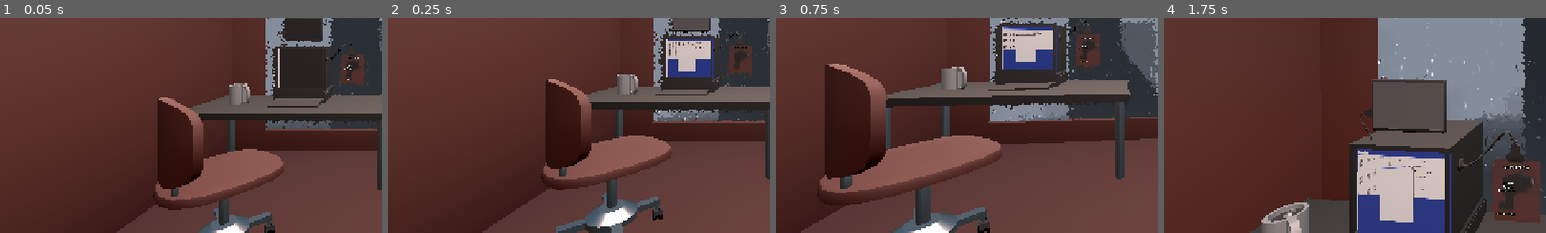
Above: before the commit, frames 1-4 (left to right).
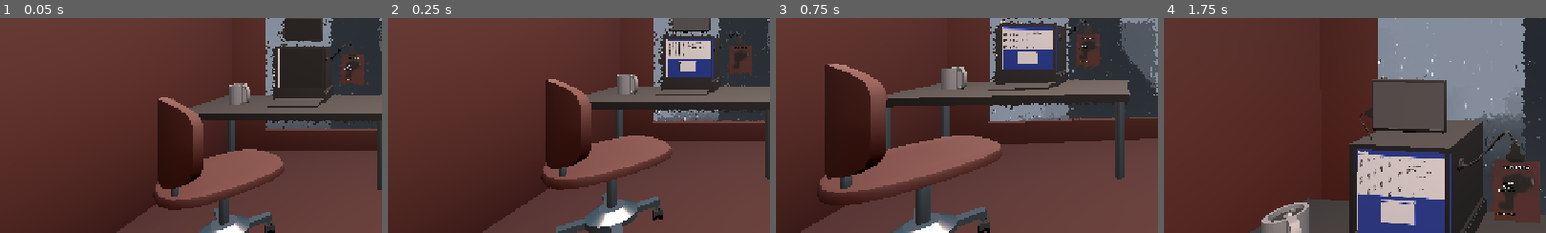
Above: after the commit, the same moments.

Repository: Ciph3rzer0/brackeys-2026.2-trust-no-one
Game: Godot game, scene res://scenes/city.tscn
The game is run twice, just before and just after one commit, with the same random seed, the same clock (stepped at 60 frames per second) and the same inputs.
Inputs (mouse positions are % of the whole screen's width and height, from its top left):
- Up to frame 1 (0.05 s): no input
- Up to frame 2 (0.25 s): no input
- Up to frame 3 (0.75 s): move the mouse to (55, 50) at 0.52 s; hold W from 0.53 s (still down); hold Ctrl from 0.53 s (still down); click (55, 50) at 0.67 s
- Up to frame 4 (1.75 s): keep holding W; tap Space at 0.77, 1.52 s; move the mouse to (45, 50) at 1.27 s; release Ctrl at 1.28 s; tap Shift at 1.35 s; click (45, 50) at 1.42 s
The pictures show only the part of the screen within x 0-50%, y 44-94%; the shares and areas given below are measured in that part.

Frame 1 is identical in both runs. In frame 2, 0.1% of the frame differs, in the area x 76-81%, y 12-25%; in frame 3, 0.2%; in frame 4, 0.6%, in the area x 56-66%, y 68-97%.

Commit message:
feat: clicks passed to scene within 2d monitor (viewport)

Diff:
--- /dev/null
+++ b/computer_monitor.gd
@@ -0,0 +1,47 @@
+extends StaticBody3D
+
+@export var computer_viewport: SubViewport
+@export var quad_mesh: QuadMesh
+
+var screen_size: Vector2
+func _ready() -> void:
+	screen_size = quad_mesh.size
+
+func _input_event(_camera: Camera3D, event: InputEvent, event_position: Vector3, _normal: Vector3, _shape_idx: int) -> void:
+	if event is InputEventMouseButton or event is InputEventMouseMotion:
+		# transform 3D click local to this object.
+		var local := to_local(event_position)
+		#spawn_sphere_3d(local)
+
+		# Convert 3D local click to screen space (0..1)
+		var uv := Vector2(
+			local.x / screen_size.x + 0.5,
+			0.5 - local.y / screen_size.y
+		)
+
+		# Duplicate the current input
+		var translated_input_event = event.duplicate()
+
+		# Translate the input to computer screen space
+		translated_input_event.position = Vector2(uv.x * 1280, uv.y * 1200)
+
+		# Push the event to the computer monitor viewport
+		computer_viewport.push_input(translated_input_event, true)
+
+		# Set World input as handled
+		get_viewport().set_input_as_handled()
+
+
+func spawn_sphere_3d(spawn_position: Vector3):
+	var mesh_instance = MeshInstance3D.new()
+	var sphere = SphereMesh.new()
+
+	# Configure dimensions for a sphere
+	sphere.radius = 0.05
+	sphere.height = 0.1
+
+	mesh_instance.mesh = sphere
+	mesh_instance.position = spawn_position
+
+	# Add as a child to the current node
+	add_child(mesh_instance)
--- /dev/null
+++ b/ui/computer-screen/3d_computer_monitor.gd
@@ -0,0 +1,45 @@
+extends StaticBody3D
+
+@export var computer_viewport: SubViewport
+@export var quad_mesh: QuadMesh
+
+var screen_size: Vector2
+func _ready() -> void:
+	screen_size = quad_mesh.size
+
+func _input_event(camera: Camera3D, event: InputEvent, event_position: Vector3, normal: Vector3, shape_idx: int) -> void:
+	if event is InputEventMouseButton or event is InputEventMouseMotion:
+		# transform 3D click local to this object.
+		var local := to_local(event_position)
+		#spawn_sphere_3d(local)
+
+		# Convert 3D local click to screen space (0..1)
+		var uv := Vector2(
+			local.x / screen_size.x + 0.5,
+			0.5 - local.y / screen_size.y
+		)
+
+		print(uv)
+
+
+		#_input(event: InputEvent)
+
+		var translated_input_event = event.duplicate()
+		translated_input_event.position = Vector2(uv.x * 1280, uv.y * 1200)
+		computer_viewport.push_input(translated_input_event, true)
+#InputEventMouseButton: button_index=1, mods=none, pressed=true, canceled=false, position=((507.5, 371.0)), button_mask=1, double_click=false
+
+
+func spawn_sphere_3d(spawn_position: Vector3):
+	var mesh_instance = MeshInstance3D.new()
+	var sphere = SphereMesh.new()
+
+	# Configure dimensions for a sphere
+	sphere.radius = 0.05
+	sphere.height = 0.1
+
+	mesh_instance.mesh = sphere
+	mesh_instance.position = spawn_position
+
+	# Add as a child to the current node
+	add_child(mesh_instance)
--- a/ui/computer-screen/computer_screen.tscn
+++ b/ui/computer-screen/computer_screen.tscn
@@ -12,12 +12,11 @@
 bg_color = Color(0, 0.18039216, 0.57254905, 1)
 
 [node name="ComputerScreen" type="Control" unique_id=694152180]
+custom_minimum_size = Vector2(1280, 1200)
 layout_mode = 3
-anchors_preset = 15
-anchor_right = 1.0
-anchor_bottom = 1.0
-grow_horizontal = 2
-grow_vertical = 2
+anchors_preset = 0
+offset_right = 1280.0
+offset_bottom = 1200.0
 script = ExtResource("1_5btdj")
 metadata/_edit_lock_ = true
 
@@ -74,10 +73,10 @@
 
 [node name="ComputerWindow" parent="." unique_id=24755338 instance=ExtResource("7_8qfsr")]
 layout_mode = 1
-offset_left = 301.0
-offset_top = 208.0
-offset_right = -496.0
-offset_bottom = -236.0
+offset_left = 322.0
+offset_top = 670.0
+offset_right = -475.0
+offset_bottom = -209.0
 content_scene_path = "uid://dukf0r3kv7h3u"
 
 [connection signal="filter_changed" from="PlateFilter" to="VehicleSightingsTableView" method="_on_plate_filter_filter_changed"]
--- /dev/null
+++ b/ui/computer-screen/screen_quad_mesh.tres
@@ -0,0 +1,7 @@
+[gd_resource type="QuadMesh" format=3 uid="uid://qaplr8l4g05l"]
+
+[sub_resource type="StandardMaterial3D" id="StandardMaterial3D_1whnq"]
+
+[resource]
+material = SubResource("StandardMaterial3D_1whnq")
+size = Vector2(6, 5.35)
Not shown, added: computer_monitor.gd.uid
Not shown, added: ui/computer-screen/3d_computer_monitor.gd.uid
